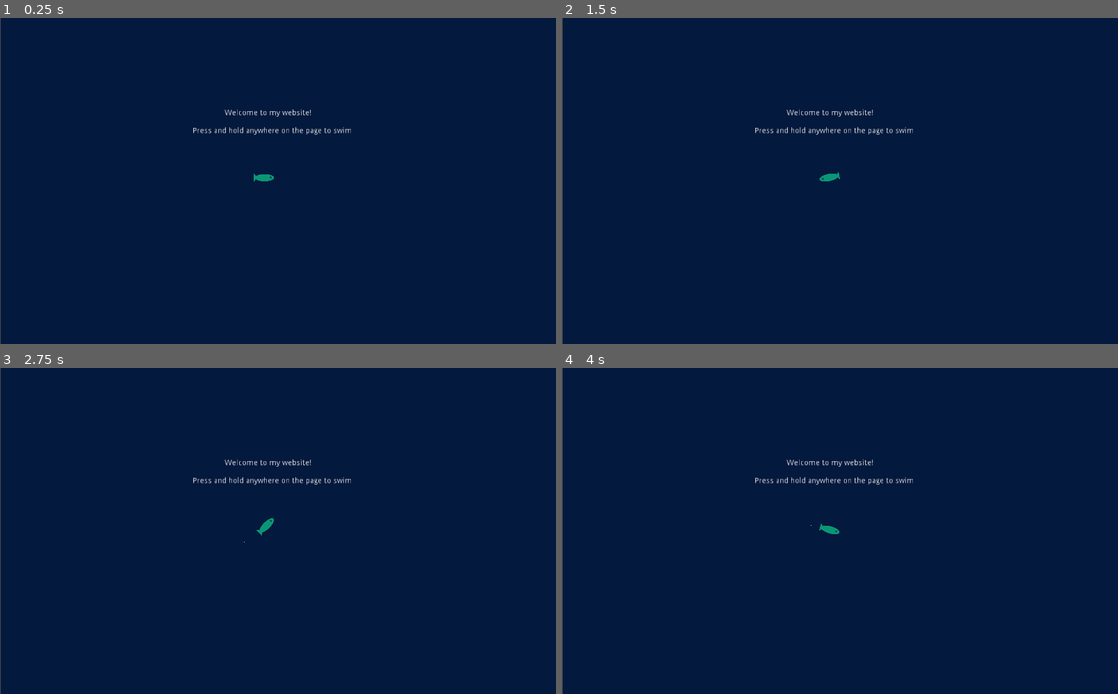
Above: before the commit, frames 1-4 (two rows, left to right).
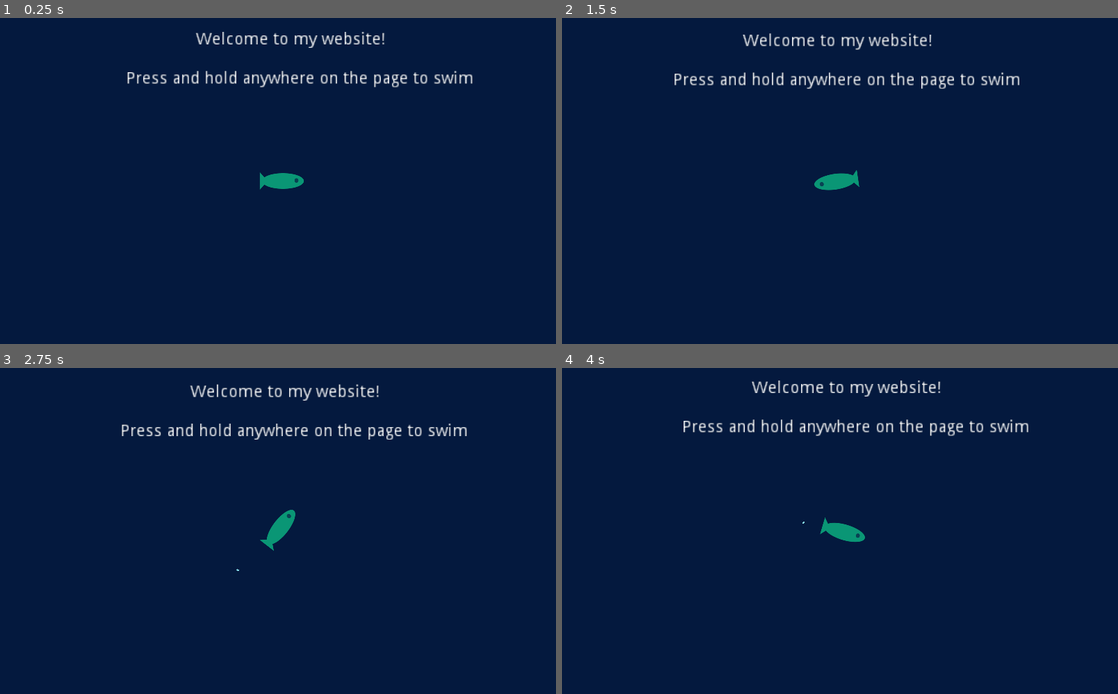
Above: after the commit, the same moments.

Repository: dchicchon/game_portfolio
Game: Godot game, scene res://Main.tscn
The game is run twice, just before and just after one commit, with the same random seed, the same clock (stepped at 60 frames per second) and the same inputs.
Inputs (mouse positions are in pixels of both pictures, inside the frame that each line leads up to):
- Up to frame 1 (0.25 s): no input
- Up to frame 2 (1.5 s): tap Enter at 0.5 s; move the mouse to (962, 164) at 0.52 s; click (962, 164) at 0.67 s; move the mouse to (728, 197) at 1.27 s; click (728, 197) at 1.42 s
- Up to frame 3 (2.75 s): move the mouse to (333, 459) at 2.02 s; click (333, 459) at 2.17 s
- Up to frame 4 (4 s): move the mouse to (812, 596) at 2.77 s; click (812, 596) at 2.92 s; move the mouse to (1006, 579) at 3.52 s; click (1006, 579) at 3.67 s

The runs differ from the first frame. In frame 1, 2.3% of the frame differs, in the area x 0-85%, y 0-100%; in frame 2, 2.3%; in frame 3, 2.4%, in the area x 0-84%, y 0-100%; in frame 4, 2.3%.

Commit message:
update project files

Diff:
--- a/portfolio_godot/Main.tscn
+++ b/portfolio_godot/Main.tscn
@@ -32,7 +32,7 @@
 [node name="Label" type="Label" parent="."]
 margin_left = 351.0
 margin_top = 201.0
-margin_right = 641.0
+margin_right = 644.0
 margin_bottom = 215.0
 text = "Press and hold anywhere on the page to swim"
 
--- a/portfolio_godot/project.godot
+++ b/portfolio_godot/project.godot
@@ -17,6 +17,8 @@
 [display]
 
 window/stretch/mode="2d"
+window/stretch/aspect="expand"
+window/stretch/shrink=2.18
 
 [global]
 
Not shown, changed: portfolio_godot/export/index.html
Not shown, changed: portfolio_godot/export/index.pck
